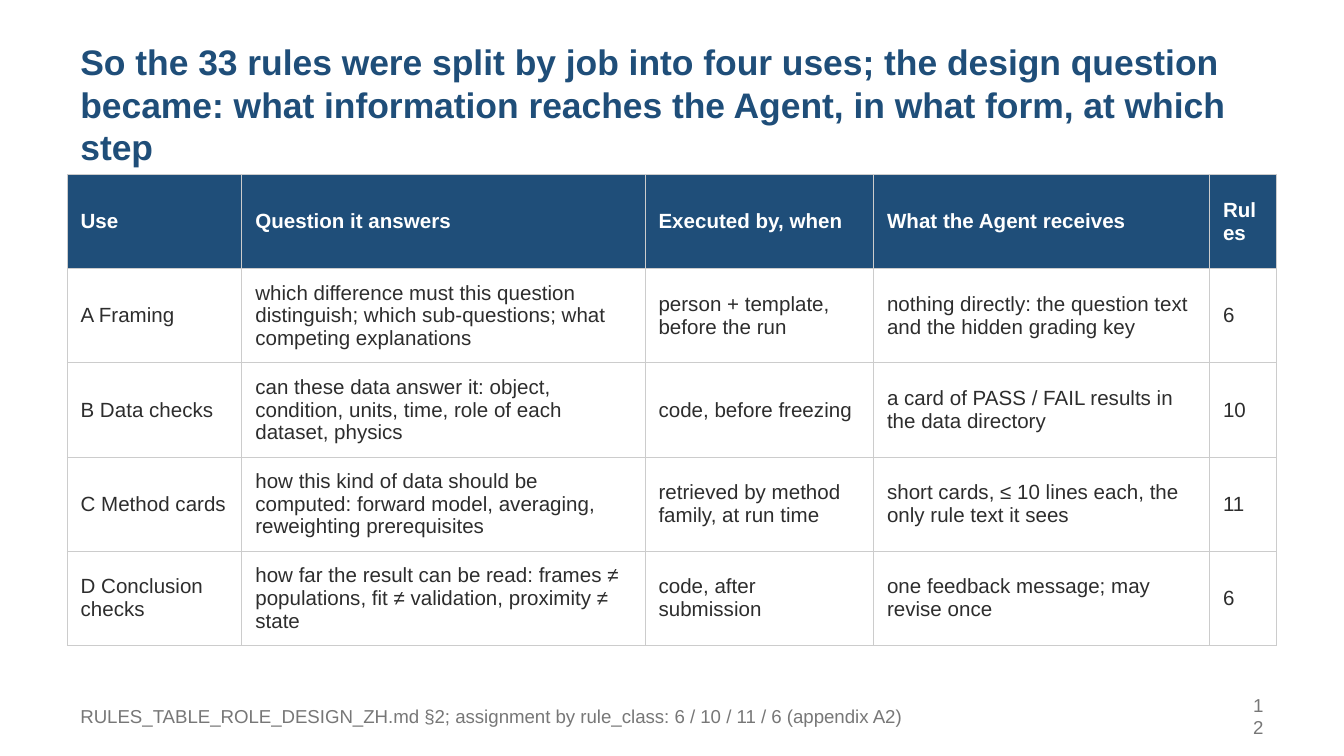
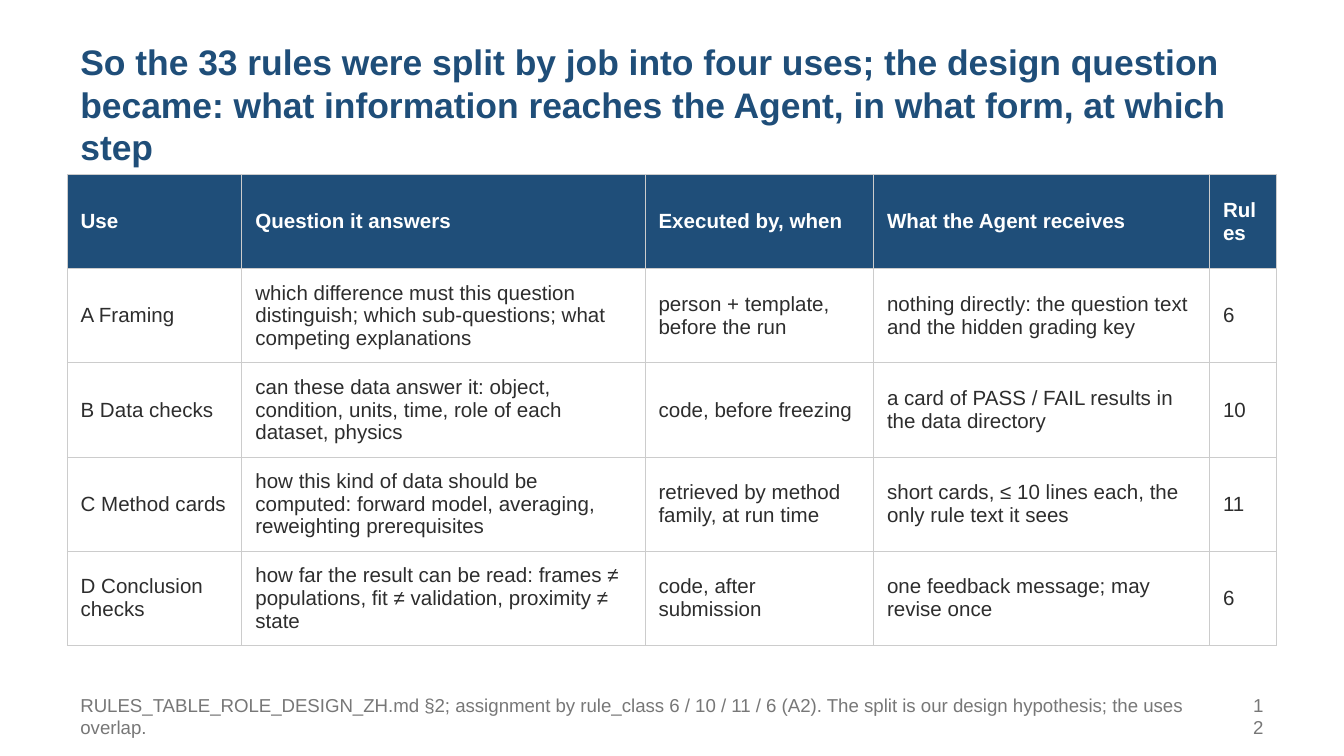
Before and after one commit to alex051107/dynamics-atlas-harness, a slide deck: slide 12 of review/rules-agent-study-20260909/development-results/SOOJUNG_DISCUSSION_20260910_EN.pptx. Drawn at 1344x756 pixels with LibreOffice and Linux fonts; fonts in the diff are those of the drawing. Boxes give left, top, right and bottom in pixels: in the first picture for what was removed or moved away, otherwise in the second. Text is boxed around its words. In the diff, an @@ line names an element or a change of style, - is before the commit and + after.

```diff
--- a/review/rules-agent-study-20260909/development-results/SOOJUNG_DISCUSSION_20260910_EN.pptx
+++ b/review/rules-agent-study-20260909/development-results/SOOJUNG_DISCUSSION_20260910_EN.pptx
@@ text at (80, 698, 1182, 738): text changed @@
-RULES_TABLE_ROLE_DESIGN_ZH.md §2; assignment by rule_class: 6 / 10 / 11 / 6 (appendix A2)
+RULES_TABLE_ROLE_DESIGN_ZH.md §2; assignment by rule_class 6 / 10 / 11 / 6 (A2). The split is our design hypothesis; the uses overlap.
```
Also in this commit, not shown: 13 other slides changed, 2 slides added, 1 slide removed, 8 other files.
